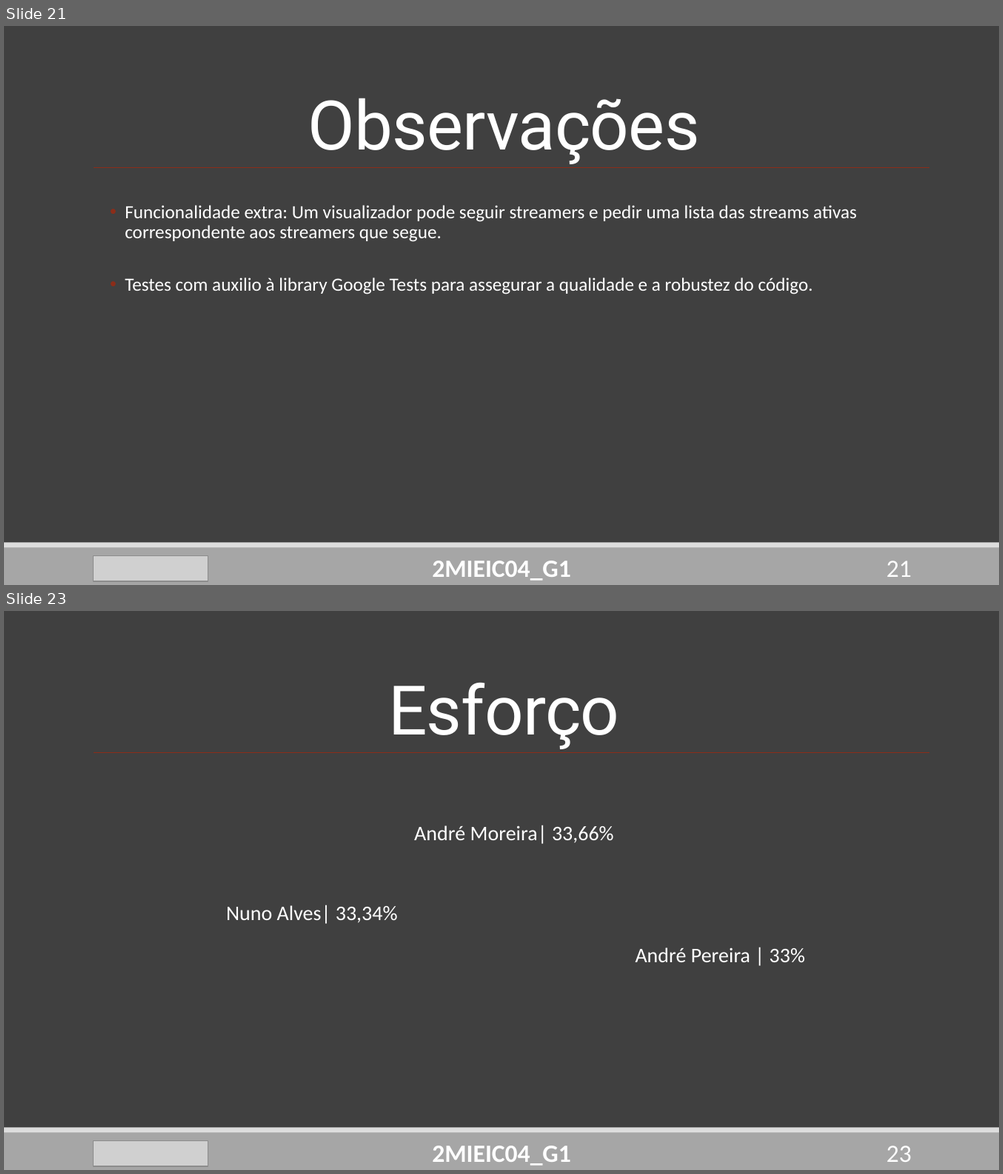
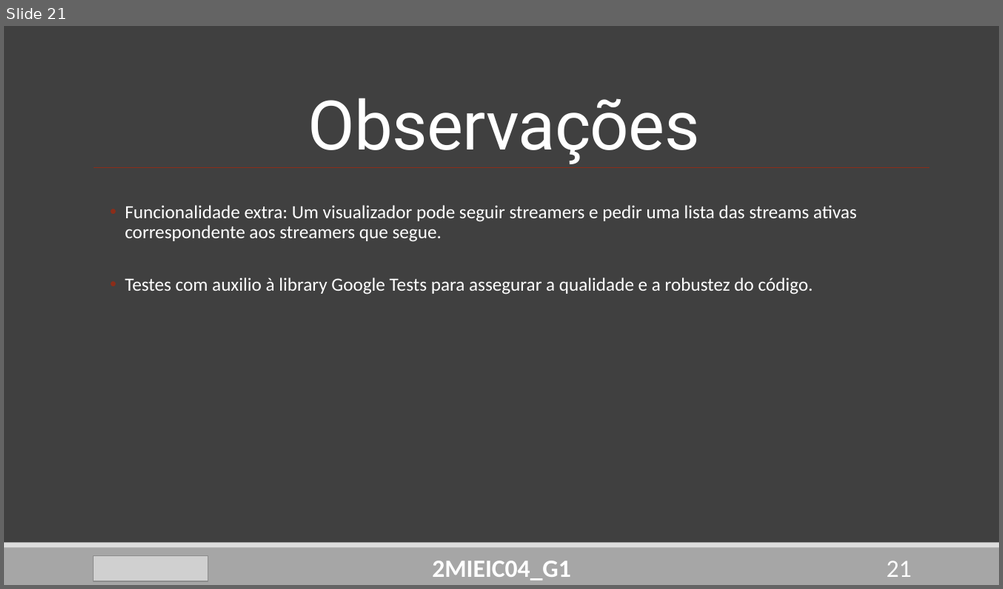
Before and after one commit to DoStini/FEUP-AEDA-proj, a slide deck: StreamZ_Apresentation4.pptx. Shown one above the other, each under a label of ours: slides 21 and 23 before the commit, slide 21 after it; the slides between them are not shown. The pictures are 1003x1174 and 1003x589 pixels, drawn with LibreOffice and Linux fonts; fonts in the diff are those of the drawing; grey boxes stand for pictures. Boxes give left, top, right and bottom in pixels: in the first picture for what was removed or moved away, otherwise in the second. Text is boxed around its words. In the diff, an @@ line names an element or a change of style, - is before the commit and + after.

```diff
--- a/StreamZ_Apresentation4.pptx
+++ b/StreamZ_Apresentation4.pptx
@@ slide 23 removed at (4,611,999,1170), background #404040; not listed: 3 template elements that a slide beside it also shows @@
@@ title removed at (388,682,619,749) @@
-Esforço
@@ line removed from (929, 753) to (94, 753) @@
@@ text removed at (414,825,614,844) @@
-André Moreira| 33,66%
@@ text removed at (226,905,398,924) @@
-Nuno Alves| 33,34%
@@ text removed at (635,948,805,963) @@
-André Pereira | 33%
@@ picture removed at (94,1142,208,1167) @@
@@ text removed at (432,1146,571,1166) @@
-2MIEIC04_G1
@@ page number removed at (886,1146,911,1162) @@
-23
```
Also in this commit, not shown: 10 slides changed, 1 slide added, 1 other slide removed.
